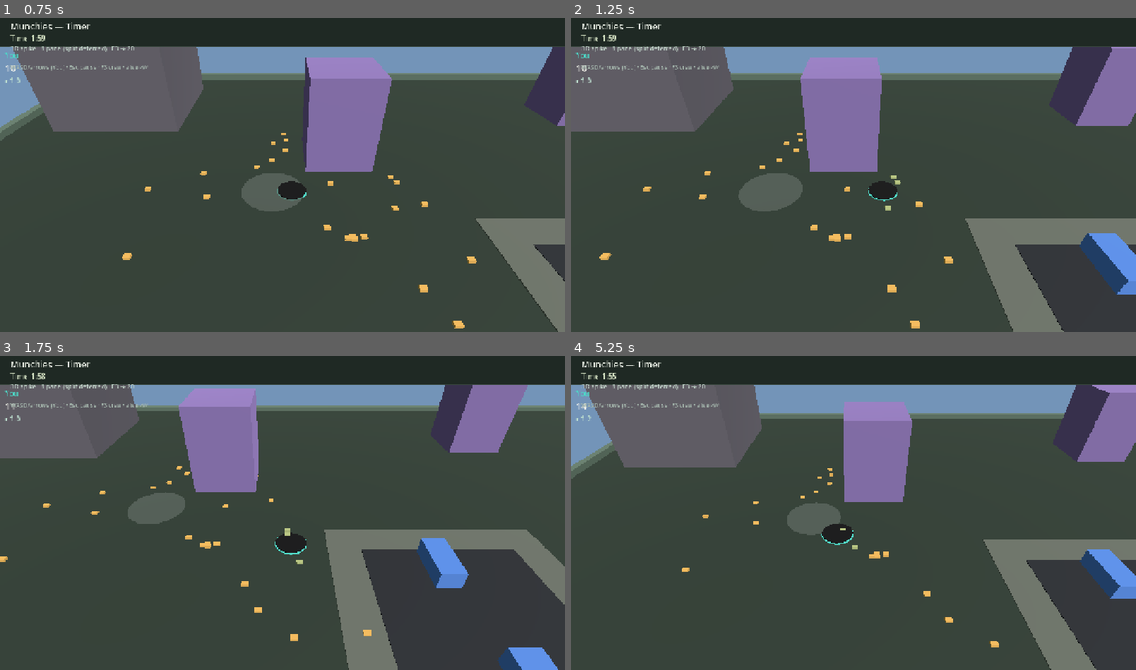
Above: before the commit, frames 1-4 (two rows, left to right).
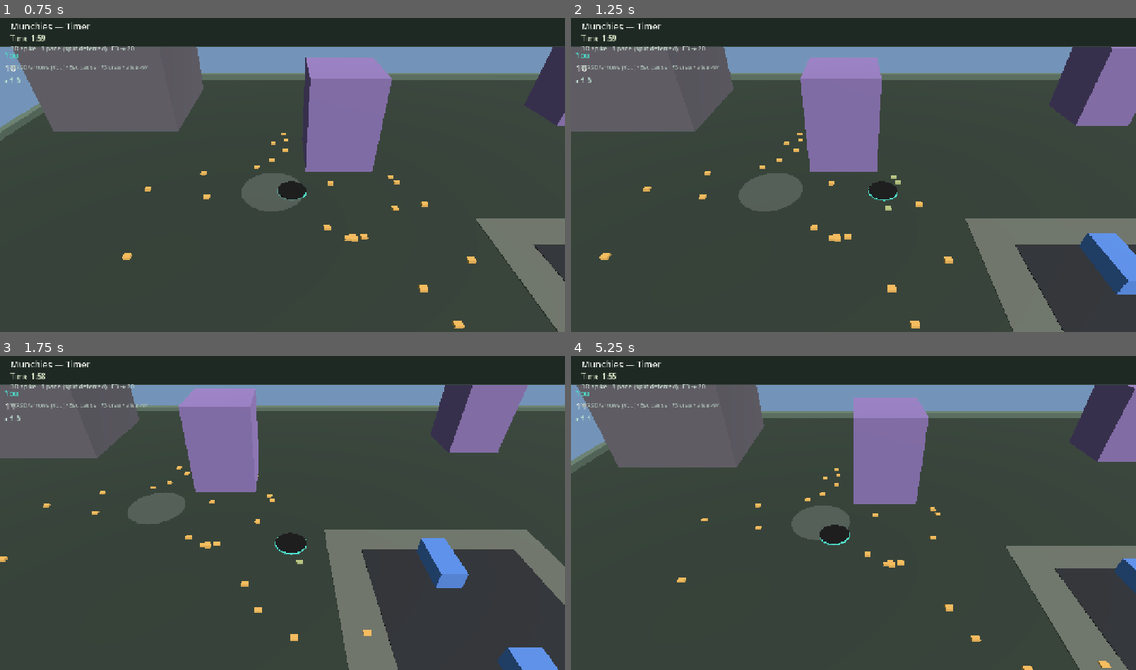
Above: after the commit, the same moments.

Repository: yelsayd/munchies
Game: Godot game, scene res://scenes/main.tscn
The game is run twice, just before and just after one commit, with the same random seed, the same clock (stepped at 60 frames per second) and the same inputs.
Inputs:
- Up to frame 1 (0.75 s): tap Enter (confirm) at 0.5, 0.6 s; hold D (move_right) from 0.53 s (still down)
- Up to frame 2 (1.25 s): keep holding D (move_right)
- Up to frame 3 (1.75 s): release D (move_right) at 1.28 s; hold S (move_down) from 1.28 s (still down); tap Tab at 1.35 s
- Up to frame 4 (5.25 s): release S (move_down) at 2.03 s; hold D (move_right) 2.03-2.78 s; tap Enter (confirm) at 2.1, 3.6, 5.1 s; hold W (move_up) 2.78-3.53 s; tap Tab at 2.85, 4.35 s; hold A (move_left) 3.53-5.03 s; hold S (move_down) from 5.03 s (still down)

Frame 1 is identical in both runs. In frame 2, less than 0.1% of the frame differs, in the area x 45-59%, y 51-62%; in frame 3, 0.1%; in frame 4, 10%, in the area x 0-100%, y 9-100%.

Commit message:
Swallow by full cover; drop props into the pit.
Remove prop suction pull (no gravity). Consume only when the whole
prop disc sits inside the hole. 3D presentation eases meshes downward
on swallow; tests cover partial vs full building coverage.

Co-authored-by: Yasser Elsayed <yelsayd@users.noreply.github.com>

Diff:
--- a/scripts/main.gd
+++ b/scripts/main.gd
@@ -8,7 +8,9 @@
 const PIXELS_PER_METER := 24.0
 const CAMERA_SETTLE := 0.2
 const HOLE_SCREEN_FRACTION := 0.20 ## diameter vs shorter pane side
-const SWALLOW_TWEEN_SEC := 0.20
+const SWALLOW_TWEEN_SEC := 0.28
+## How far (meters) a swallowed prop drops into the pit during the presentation tween.
+const SWALLOW_DROP_M := 2.4
 const PANE_GAP := 3.0
 const TOP_HUD_BAND := 72.0
 ## 3D camera: height / back offset in hole-radii (tilted chase).
@@ -412,6 +414,7 @@
 				"radius": float(ev.get("radius", 0.25)),
 				"tier": int(ev.get("tier", 0)),
 				"scale": 1.0,
+				"drop": 0.0, ## meters down into the pit (3D presentation)
 				"age": 0.0,
 				"hole_id": hid,
 			})
@@ -435,7 +438,10 @@
 		var tw: Dictionary = tw_v
 		tw["age"] = float(tw["age"]) + dt
 		var t: float = clampf(float(tw["age"]) / SWALLOW_TWEEN_SEC, 0.0, 1.0)
+		# Ease into the pit: shrink + drop (presentation only; sim already removed the prop).
+		var ease_t: float = t * t
 		tw["scale"] = 1.0 - t
+		tw["drop"] = ease_t * SWALLOW_DROP_M
 		var hole: Dictionary = sim.hole_by_id(int(tw.get("hole_id", -1)))
 		var hx: float = float(hole.get("x", tw["target_x"]))
 		var hy: float = float(hole.get("y", tw["target_y"]))
--- a/scripts/world_view_3d.gd
+++ b/scripts/world_view_3d.gd
@@ -211,7 +211,9 @@
 		col.a = scale_v
 		node.material_override = _mat(col, true)
 		_tweens_root.add_child(node)
-		node.position = Vector3(float(tw["x"]), _prop_height(int(tw["tier"]), float(tw["radius"]) * scale_v) * 0.5, float(tw["y"]))
+		var base_h: float = _prop_height(int(tw["tier"]), float(tw["radius"])) * 0.5 * scale_v
+		var drop: float = float(tw.get("drop", 0.0))
+		node.position = Vector3(float(tw["x"]), base_h - drop, float(tw["y"]))
 		_tween_nodes.append(node)
 
 
--- a/sim/sim.gd
+++ b/sim/sim.gd
@@ -17,10 +17,14 @@
 # Gate: prop.radius ≤ hole.radius × 0.95 (not quite equal size).
 # Example: hole radius 2.0 can eat props up to 1.9.
 const PROP_EAT_RATIO := 0.95
+## How close a hole must be to claim a prop for the contested ring (no pull).
+## Claim when center distance < hole.radius × this (props stay put until covered).
 const PROP_SUCTION_MULT := 2.0
-const PROP_CONSUME_MULT := 0.45
-const PROP_PULL_ACCEL := 28.0
-const PROP_PULL_MAX_SPEED := 18.0
+## Legacy names kept so old call sites/tests can see the no-gravity switch.
+## Consume is full coverage now (see prop_fully_covered); pull accel is unused.
+const PROP_CONSUME_MULT := 1.0 ## unused — swallow uses full coverage
+const PROP_PULL_ACCEL := 0.0 ## no gravity / no suction pull on props
+const PROP_PULL_MAX_SPEED := 0.0
 
 const PLAYER_EAT_RATIO := 0.80
 const PLAYER_SUCTION_MULT := 1.35
@@ -452,7 +456,15 @@
 	hole["score_changed_tick"] = tick
 
 
-func _update_props(dt: float, events: Array) -> void:
+## True when the prop's full footprint sits inside the hole circle.
+## Example: building r=3.2 needs hole r≥3.2 and center close enough that
+## distance + 3.2 ≤ hole.radius — partial overlap is not enough.
+static func prop_fully_covered(dist: float, prop_radius: float, hole_radius: float) -> bool:
+	return dist + prop_radius <= hole_radius
+
+
+func _update_props(_dt: float, events: Array) -> void:
+	## No gravity: props do not get pulled. The hole must fully cover them to swallow.
 	var alive: Array = _alive_holes()
 	if alive.is_empty():
 		return
@@ -467,8 +479,11 @@
 		var px: float = float(prop["x"])
 		var py: float = float(prop["y"])
 		var pr: float = float(prop["radius"])
-
-		# Closest qualifying hole claims; others ignore a claimed prop.
+		# Static world props — no suction velocity.
+		prop["vx"] = 0.0
+		prop["vy"] = 0.0
+
+		# Closest qualifying hole claims (ring UI); others ignore a claimed prop.
 		var best_hole: Dictionary = {}
 		var best_dist: float = INF
 		for hole_v in alive:
@@ -484,16 +499,13 @@
 				best_hole = hole
 
 		if best_hole.is_empty():
-			# Too big for everyone nearby, or out of suction: clear claim, no pull.
 			prop["claimed_by"] = -1
-			prop["vx"] = 0.0
-			prop["vy"] = 0.0
 			continue
 
 		var hole_id: int = int(best_hole["id"])
 		var claimed: int = int(prop["claimed_by"])
 		if claimed != -1 and claimed != hole_id:
-			# Another hole already owns it — only the claimer may pull.
+			# Another hole already owns it — only the claimer keeps the ring.
 			var still_claimer := false
 			for hole_v2 in alive:
 				var h2: Dictionary = hole_v2
@@ -518,33 +530,11 @@
 		var hy: float = float(best_hole["y"])
 		var hr: float = float(best_hole["radius"])
 		var eat_limit: float = hr * PROP_EAT_RATIO
-		var consume_r: float = hr * PROP_CONSUME_MULT
-
-		if best_dist > 0.0001:
-			# Unit vector from prop → hole center.
-			var nx: float = (hx - px) / best_dist
-			var ny: float = (hy - py) / best_dist
-			# Keep only the toward-hole (radial) part of velocity, then accelerate in.
-			# Dropping sideways speed stops stable orbits when the hole stands still.
-			# Example: prop at (1,0) with vy=5 used to circle forever; now it falls in.
-			var v_rad: float = float(prop["vx"]) * nx + float(prop["vy"]) * ny
-			v_rad += PROP_PULL_ACCEL * dt
-			if v_rad > PROP_PULL_MAX_SPEED:
-				v_rad = PROP_PULL_MAX_SPEED
-			elif v_rad < -PROP_PULL_MAX_SPEED:
-				v_rad = -PROP_PULL_MAX_SPEED
-			var pvx: float = v_rad * nx
-			var pvy: float = v_rad * ny
-			prop["vx"] = pvx
-			prop["vy"] = pvy
-			prop["x"] = px + pvx * dt
-			prop["y"] = py + pvy * dt
-			events.append({"kind": EVENT_SUCKED, "hole_id": hole_id, "prop_id": prop["id"]})
-
-		var cdx: float = hx - float(prop["x"])
-		var cdy: float = hy - float(prop["y"])
+		var cdx: float = hx - px
+		var cdy: float = hy - py
 		var cdist: float = sqrt(cdx * cdx + cdy * cdy)
-		if cdist < consume_r and pr <= eat_limit:
+		# Swallow only when the whole prop disc is inside the hole (and size gate).
+		if pr <= eat_limit and prop_fully_covered(cdist, pr, hr):
 			var mass_gain: float = pr * pr
 			_add_mass(best_hole, mass_gain)
 			prop["alive"] = false
@@ -553,8 +543,8 @@
 				_pending_prop_spawns.append({
 					"tier": int(prop["tier"]),
 					"at": elapsed + PROP_RESPAWN_DELAY,
-					"x": float(prop["x"]),
-					"y": float(prop["y"]),
+					"x": px,
+					"y": py,
 				})
 			events.append({
 				"kind": EVENT_SWALLOWED,
@@ -562,8 +552,8 @@
 				"prop_id": prop["id"],
 				"mass_gained": mass_gain,
 				"tier": prop["tier"],
-				"x": prop["x"],
-				"y": prop["y"],
+				"x": px,
+				"y": py,
 				"radius": pr,
 			})
 
--- a/tests/test_sim.gd
+++ b/tests/test_sim.gd
@@ -31,7 +31,7 @@
 	failed += _check_hole_respawn()
 	failed += _check_bot_emits_input()
 	failed += _check_player_swallow()
-	failed += _check_claimed_prop_no_orbit()
+	failed += _check_cover_to_swallow()
 
 	if failed == 0:
 		print("PASS: all Phase 1–6 sim checks")
@@ -623,41 +623,72 @@
 	return 0
 
 
-func _check_claimed_prop_no_orbit() -> int:
-	## Claimed prop with tangential (orbit) speed near a stationary hole must fall in and consume.
-	## Old pull added inward accel without killing sideways velocity → stable circles when hole stops.
+func _check_cover_to_swallow() -> int:
+	## No gravity: partial overlap never swallows; full coverage does; props are not pulled.
 	var sim := MunchiesSim.new()
 	sim.setup_empty(1, 40.0)
 	var hole := sim.player_hole()
 	hole["vx"] = 0.0
 	hole["vy"] = 0.0
-	# Place just outside consume radius with pure tangential velocity ≈ circular-orbit speed.
-	var r0: float = float(hole["radius"]) * 0.9
-	var orbit_v: float = sqrt(MunchiesSim.PROP_PULL_ACCEL * r0)
-	sim.objects.append(MunchiesSim.make_prop(42, r0, 0.0, 0, MunchiesSim.TIER0_RADIUS))
+	var hr: float = float(hole["radius"])
+	var pr: float = MunchiesSim.TIER0_RADIUS
+	# Partial: dist + pr > hr (edge of prop sticks out).
+	var partial_x: float = hr - pr * 0.4
+	assert(not MunchiesSim.prop_fully_covered(partial_x, pr, hr))
+	sim.objects.append(MunchiesSim.make_prop(42, partial_x, 0.0, 0, pr))
 	var prop: Dictionary = sim.objects[0]
-	prop["vx"] = 0.0
-	prop["vy"] = orbit_v
+	prop["vx"] = 8.0
+	prop["vy"] = 8.0
 	prop["claimed_by"] = int(hole["id"])
+	var start := Vector2(float(prop["x"]), float(prop["y"]))
+	for i in 120:
+		sim.step({int(hole["id"]): Vector2.ZERO}, 1.0 / 60.0)
+	if sim.alive_prop_count() != 1:
+		print("FAIL partial cover swallowed prop")
+		return 1
+	prop = sim.objects[0]
+	if Vector2(float(prop["x"]), float(prop["y"])).distance_to(start) > 0.01:
+		print("FAIL no-gravity prop was pulled/moved")
+		return 1
+	if absf(float(prop["vx"])) > 0.01 or absf(float(prop["vy"])) > 0.01:
+		print("FAIL prop velocity not cleared")
+		return 1
+	# Full cover: slide prop under the hole.
+	prop["x"] = 0.05
+	prop["y"] = 0.0
+	assert(MunchiesSim.prop_fully_covered(0.05, pr, hr))
 	var swallowed := false
-	var min_dist: float = r0
-	for i in 300:
+	for i in 30:
 		for e in sim.step({int(hole["id"]): Vector2.ZERO}, 1.0 / 60.0):
 			if e["kind"] == MunchiesSim.EVENT_SWALLOWED and int(e["prop_id"]) == 42:
 				swallowed = true
-		if not sim.objects.is_empty():
-			var p: Dictionary = sim.objects[0]
-			var d: float = Vector2(float(p["x"]), float(p["y"])).distance_to(
-				Vector2(float(hole["x"]), float(hole["y"]))
-			)
-			if d < min_dist:
-				min_dist = d
 	if not swallowed:
-		print("FAIL claimed prop orbited without consume; min_dist=", min_dist, " consume_r=",
-			float(hole["radius"]) * MunchiesSim.PROP_CONSUME_MULT)
-		return 1
-	if sim.alive_prop_count() != 0:
-		print("FAIL prop still alive after claimed consume")
-		return 1
-	print("ok claimed prop no orbit (swallowed)")
-	return 0
+		print("FAIL full cover did not swallow")
+		return 1
+	# Building must be entirely inside — size gate + full coverage.
+	sim.objects.clear()
+	var br: float = MunchiesSim.TIER3_RADIUS
+	hr = br / MunchiesSim.PROP_EAT_RATIO + 0.05
+	hole["radius"] = hr
+	hole["mass"] = hr * hr
+	var stuck_x: float = hr - br * 0.5
+	assert(not MunchiesSim.prop_fully_covered(stuck_x, br, hr))
+	sim.objects.append(MunchiesSim.make_prop(99, stuck_x, 0.0, 3, br))
+	for i in 60:
+		sim.step({int(hole["id"]): Vector2.ZERO}, 1.0 / 60.0)
+	if sim.alive_prop_count() != 1:
+		print("FAIL partial building cover swallowed")
+		return 1
+	sim.objects[0]["x"] = 0.0
+	sim.objects[0]["y"] = 0.0
+	assert(MunchiesSim.prop_fully_covered(0.0, br, hr))
+	var ate_building := false
+	for i in 30:
+		for e in sim.step({int(hole["id"]): Vector2.ZERO}, 1.0 / 60.0):
+			if e["kind"] == MunchiesSim.EVENT_SWALLOWED and int(e["prop_id"]) == 99:
+				ate_building = true
+	if not ate_building:
+		print("FAIL fully covered building not swallowed; hr=", hr, " br=", br)
+		return 1
+	print("ok cover-to-swallow (no gravity)")
+	return 0
